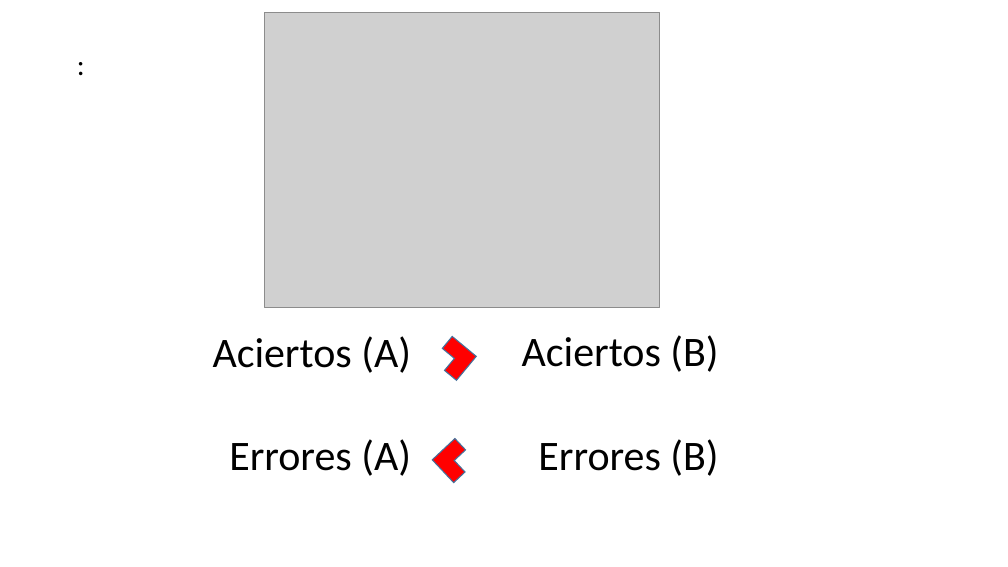
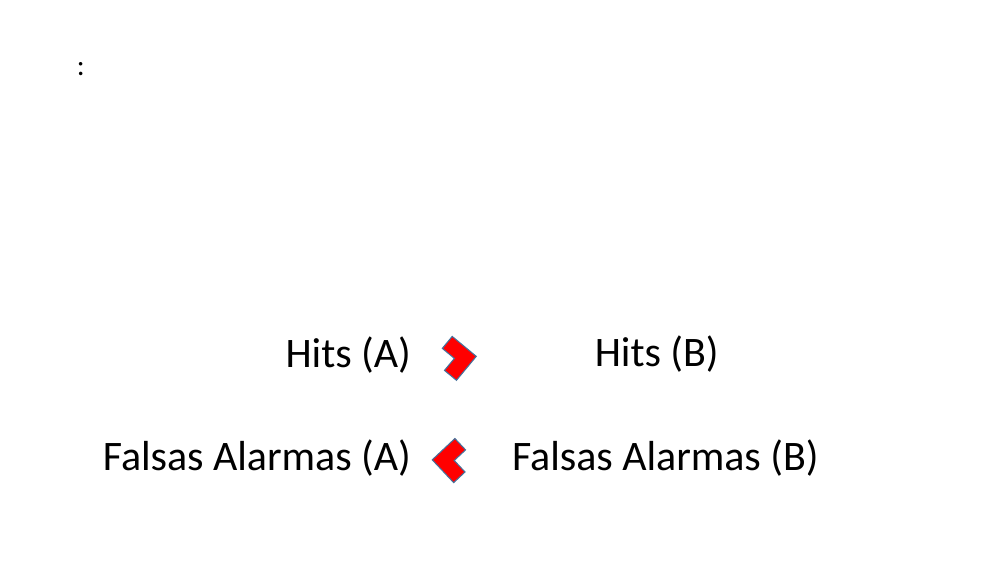
Before and after one commit to Adrifelcha/Adrifelcha, a slide deck: slide 62 of Tesis/Presentaciones/FINAL_Examen.pptx (slide 61 before the commit). Drawn at 1008x567 pixels with LibreOffice and Linux fonts; fonts in the diff are those of the drawing; grey boxes stand for pictures. Boxes give left, top, right and bottom in pixels: in the first picture for what was removed or moved away, otherwise in the second. Text is boxed around its words. In the diff, an @@ line names an element or a change of style, - is before the commit and + after.

```diff
--- a/Tesis/Presentaciones/FINAL_Examen.pptx
+++ b/Tesis/Presentaciones/FINAL_Examen.pptx
@@ picture removed at (x1=265, y1=12, x2=660, y2=308) @@
@@ text at (x1=286, y1=336, x2=411, y2=373): text changed @@
-Aciertos (A)
+Hits (A)
@@ text at (x1=595, y1=335, x2=718, y2=372): text changed @@
-Aciertos (B)
+Hits (B)
@@ text at (x1=103, y1=439, x2=411, y2=476): text changed @@
-Errores (A)
+Falsas Alarmas (A)
@@ text at (x1=512, y1=439, x2=818, y2=476): text changed @@
-Errores (B)
+Falsas Alarmas (B)
```
Also in this commit, not shown: 13 other slides changed, 2 slides added, 1 slide removed, 1 other file.
